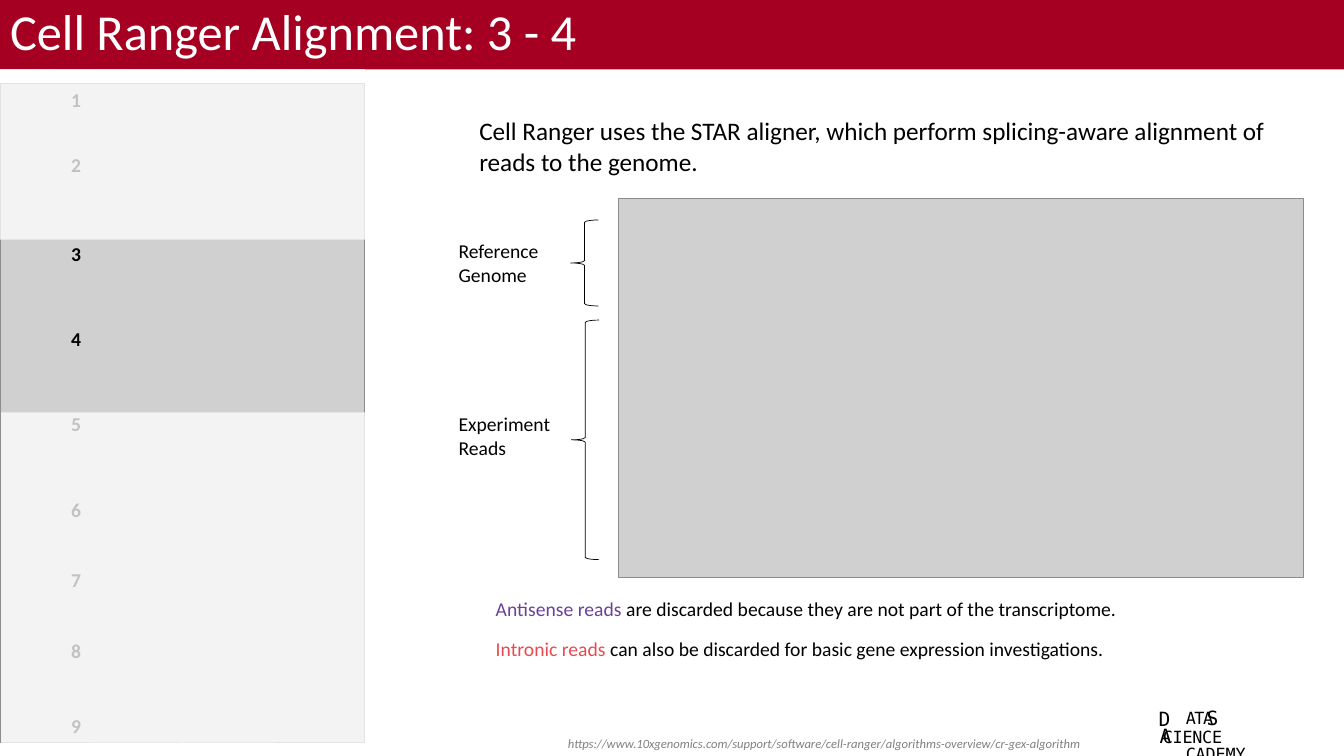
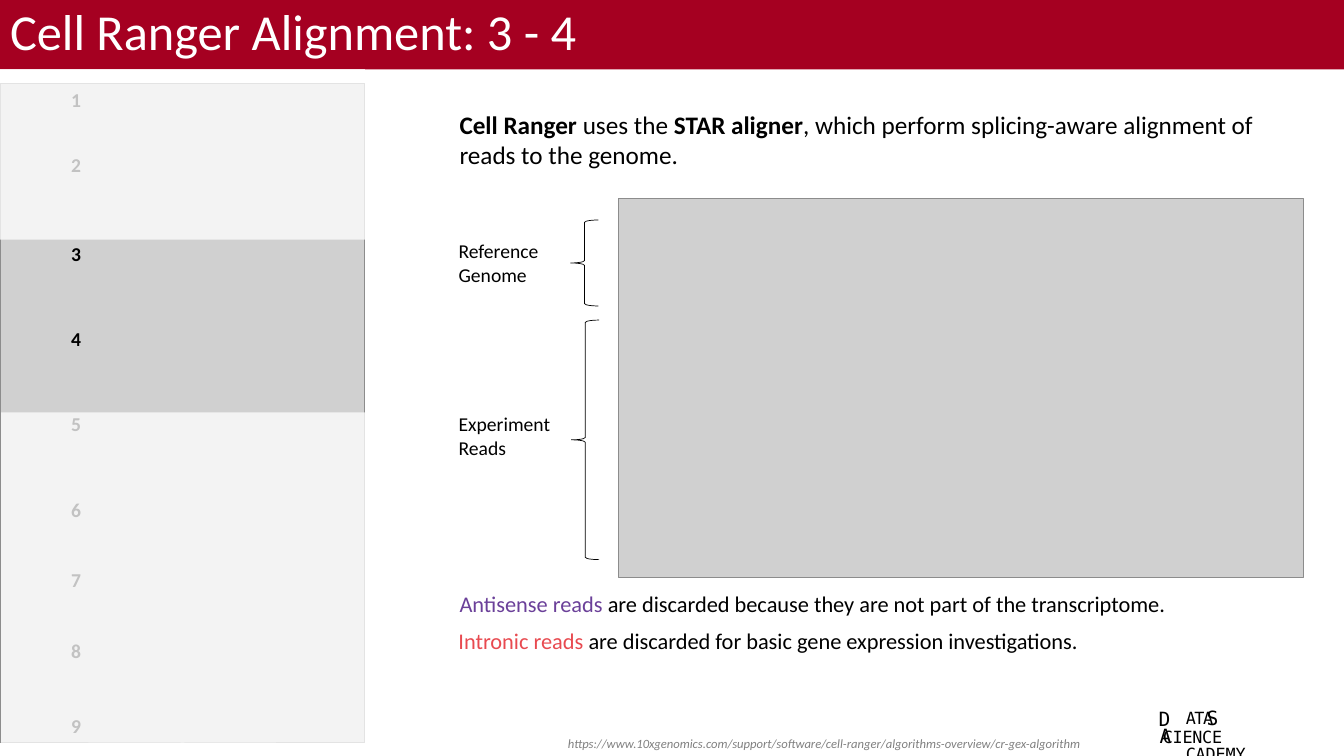
Before and after one commit to bacorli2/scrna_workshop, a slide deck: slide 5 of M2_CellRanger_Alignment/M2_CellRanger.pptx. Drawn at 1344x756 pixels with LibreOffice and Linux fonts; fonts in the diff are those of the drawing; grey boxes stand for pictures; background and template pictures are left out. Boxes give left, top, right and bottom in pixels: in the first picture for what was removed or moved away, otherwise in the second. Text is boxed around its words. In the diff, an @@ line names an element or a change of style, - is before the commit and + after.

```diff
--- a/M2_CellRanger_Alignment/M2_CellRanger.pptx
+++ b/M2_CellRanger_Alignment/M2_CellRanger.pptx
@@ text "Cell Ranger uses the STAR ..." moved from (x1=479, y1=122, x2=1264, y2=176) to (x1=460, y1=116, x2=1253, y2=169) @@
@@ text "Cell Ranger uses the STAR ..." at (x1=460, y1=116, x2=1253, y2=169): bold on in "Cell Ranger STAR aligner," @@
@@ text "Antisense reads are discarded because ..." moved from (x1=496, y1=602, x2=1116, y2=619) to (x1=460, y1=596, x2=1165, y2=616) @@
@@ text "Antisense reads are discarded because ..." at (x1=460, y1=596, x2=1165, y2=616): size 14 to 16 pt @@
@@ text at (x1=458, y1=633, x2=1077, y2=653): text changed; size 14 to 16 pt @@
-Intronic reads can also be discarded for basic gene expression investigations.
+Intronic reads are discarded for basic gene expression investigations.
```
Also in this commit, not shown: 7 other slides changed.
